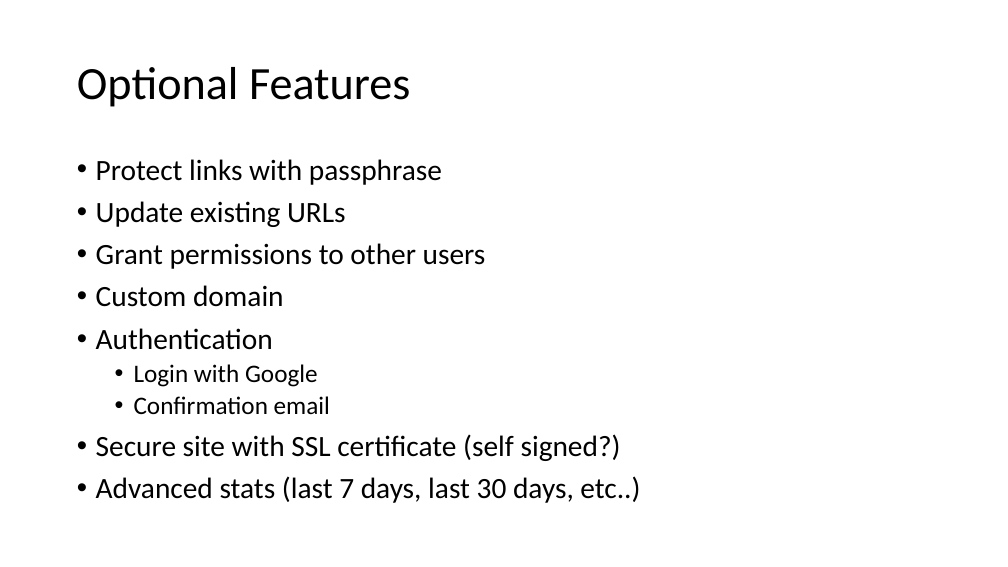
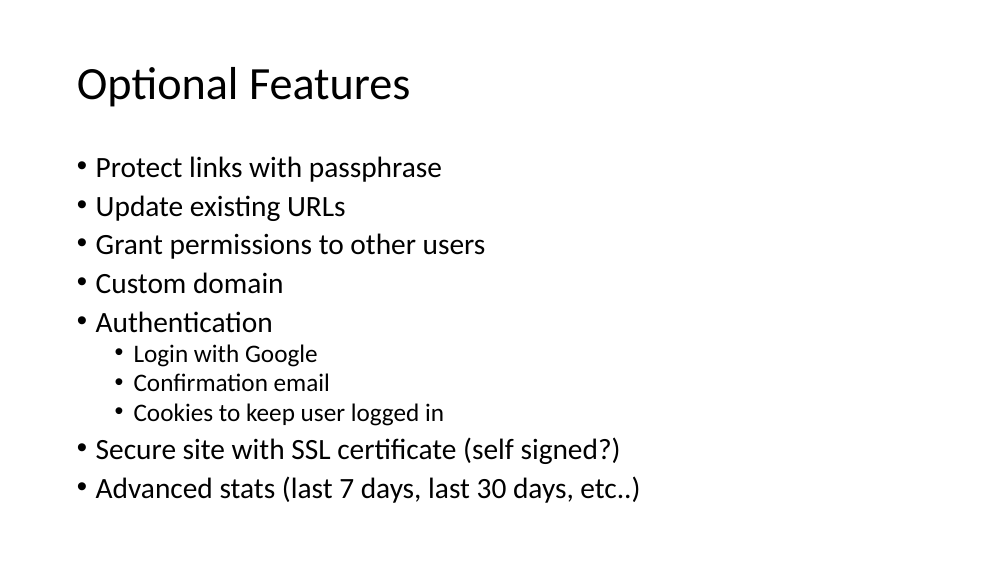
Before and after one commit to Assaf-Alon/url-shortener, a slide deck: slide 5 of administrative/design.pptx. Drawn at 1008x567 pixels with LibreOffice and Linux fonts; fonts in the diff are those of the drawing. Boxes give left, top, right and bottom in pixels: in the first picture for what was removed or moved away, otherwise in the second. Text is boxed around its words. In the diff, an @@ line names an element or a change of style, - is before the commit and + after.

```diff
--- a/administrative/design.pptx
+++ b/administrative/design.pptx
@@ text at box(96, 156, 640, 503): line spacing 0.9 to 0.8 @@
@@ text at box(134, 403, 444, 426): paragraph added @@
+  • Cookies to keep user logged in
```
Also in this commit, not shown: 9 other files.
